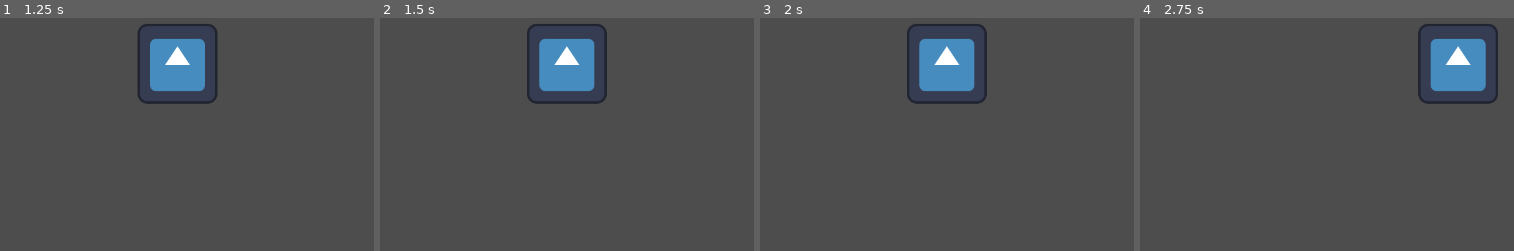
Above: before the commit, frames 1-4 (left to right).
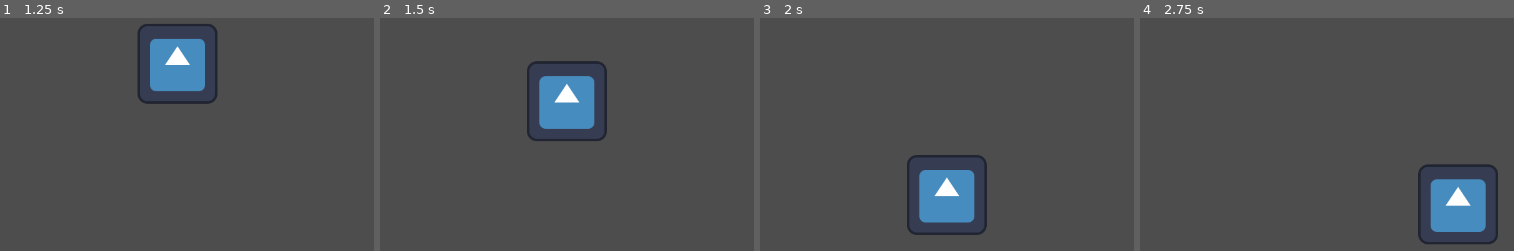
Above: after the commit, the same moments.

Repository: Indivicivet/ludumdare54
Game: Godot game, scene res://ludumdare54.tscn
Two runs of this game, one before a commit and one after it. Both use one fixed random seed, a clock stepped at 60 frames per second and the inputs below. The engine's default icon, where the game draws it, is replaced by a stand-in: a white triangle on a blue panel in a dark square.
Inputs:
- Up to frame 1 (1.25 s): tap Enter at 0.5 s; hold Right (right) from 0.53 s (still down)
- Up to frame 2 (1.5 s): release Right (right) at 1.28 s; hold Down (down) from 1.28 s (still down)
- Up to frame 3 (2 s): keep holding Down (down)
- Up to frame 4 (2.75 s): release Down (down) at 2.03 s; hold Right (right) from 2.03 s (still down)

Frame 1 is identical in both runs. In frame 2, 6.0% of the frame differs, in the area x 39-61%, y 2-53%; in frame 3, 8.7%, in the area x 39-61%, y 2-94%; in frame 4, 8.6%.

Commit message:
2d moveable player

Diff:
--- a/player.gd
+++ b/player.gd
@@ -7,10 +7,15 @@
 func _physics_process(delta):
 	# Get the input direction and handle the movement/deceleration.
 	# As good practice, you should replace UI actions with custom gameplay actions.
-	var direction = Input.get_axis("ui_left", "ui_right")
-	if direction:
-		velocity.x = direction * SPEED
+	var direction_x = Input.get_axis("left", "right")
+	if direction_x:
+		velocity.x = direction_x * SPEED
 	else:
 		velocity.x = move_toward(velocity.x, 0, SPEED)
+	var direction_y = Input.get_axis("up", "down")
+	if direction_y:
+		velocity.y = direction_y * SPEED
+	else:
+		velocity.y = move_toward(velocity.y, 0, SPEED)
 
 	move_and_slide()
